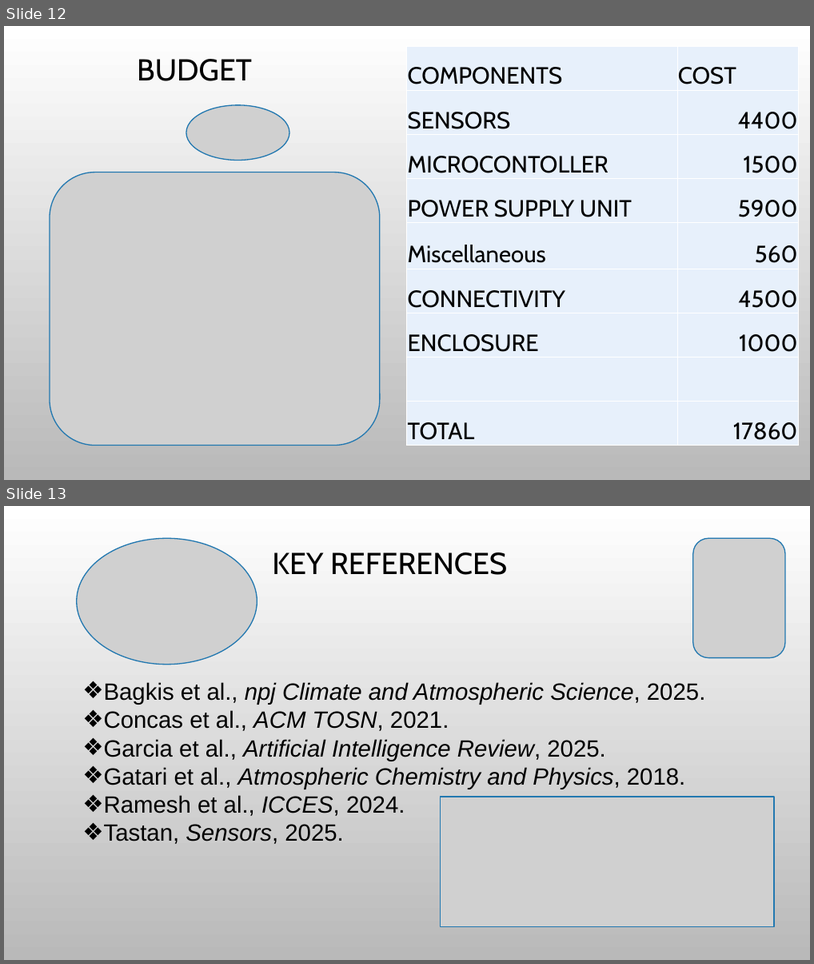
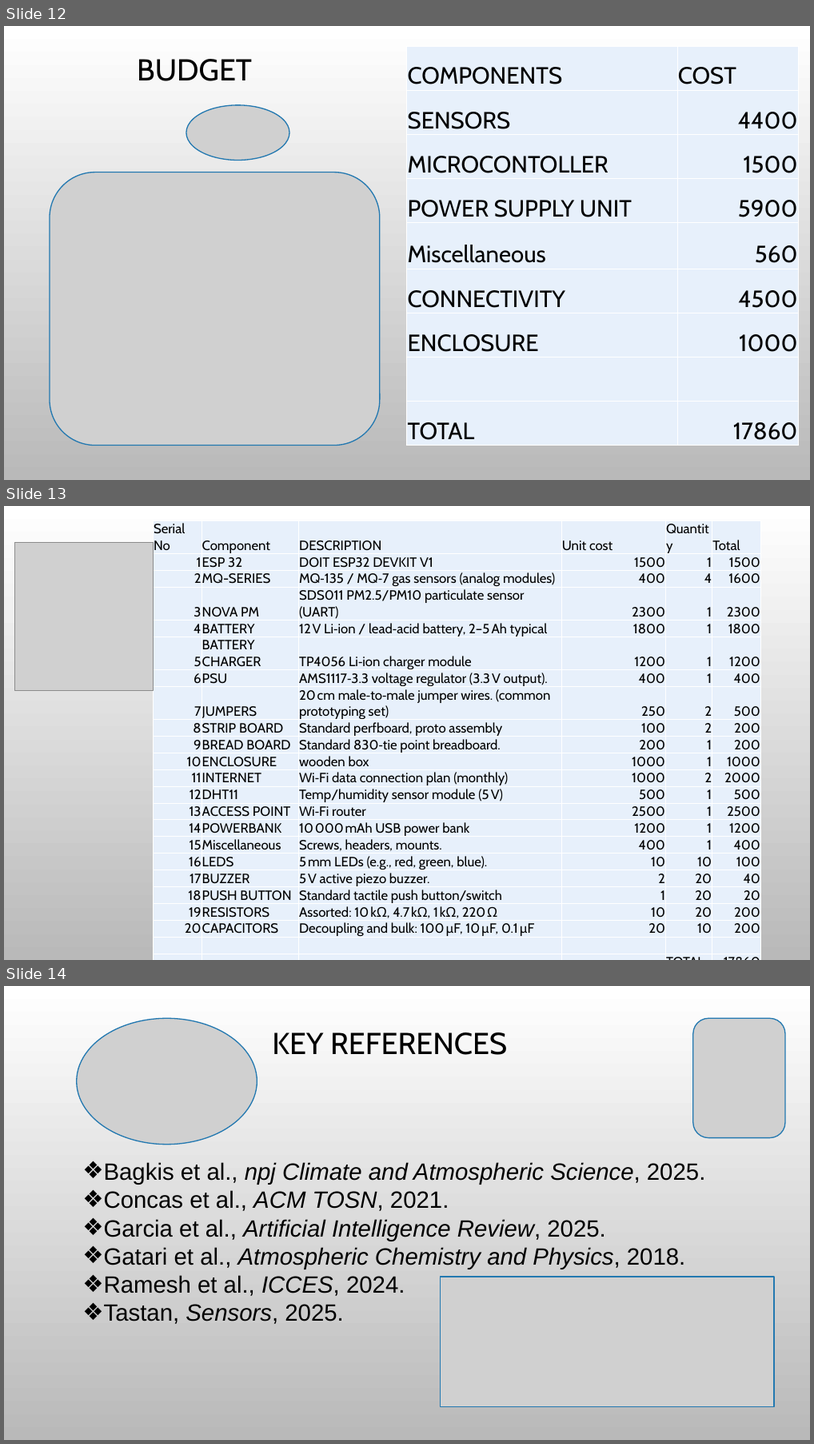
Before and after one commit to joshuamuthenya/finalyearproject_all_content, a slide deck: iotbasedairqualitymonitoringsystem.pptx. Shown one above the other, each under a label of ours: slides 12 and 13 before the commit, slides 12, 13 and 14 after it. The pictures are 814x964 and 814x1444 pixels, drawn with LibreOffice and Linux fonts; fonts in the diff are those of the drawing; grey boxes stand for pictures; background and template pictures are left out. Boxes give left, top, right and bottom in pixels: in the first picture for what was removed or moved away, otherwise in the second. Text is boxed around its words. In the diff, an @@ line names an element or a change of style, - is before the commit and + after.

Commit message:
ready for presentation

```diff
--- a/iotbasedairqualitymonitoringsystem.pptx
+++ b/iotbasedairqualitymonitoringsystem.pptx
@@ slide 13 added at (x1=4, y1=506, x2=810, y2=960), background picture (left out) @@
@@ table added at (x1=154, y1=520, x2=762, y2=951), 23 rows, 6 columns @@
+Serial No | Component | DESCRIPTION | Unit cost | Quantity | Total
+1 | ESP 32 | DOIT ESP32 DEVKIT V1 | 1500 | 1 | 1500
+2 | MQ-SERIES | MQ‑135 / MQ‑7 gas sensors (analog modules) | 400 | 4 | 1600
+3 | NOVA PM | SDS011 PM2.5/PM10 particulate sensor (UART) | 2300 | 1 | 2300
+4 | BATTERY | 12 V Li‑ion / lead‑acid battery, 2–5 Ah typical | 1800 | 1 | 1800
+5 | BATTERY CHARGER | TP4056 Li‑ion charger module | 1200 | 1 | 1200
+6 | PSU | AMS1117‑3.3 voltage regulator (3.3 V output). | 400 | 1 | 400
+7 | JUMPERS | 20 cm male‑to‑male jumper wires. (common prototyping set) | 250 | 2 | 500
+8 | STRIP BOARD | Standard perfboard, proto assembly | 100 | 2 | 200
+9 | BREAD BOARD | Standard 830‑tie point breadboard. | 200 | 1 | 200
+10 | ENCLOSURE | wooden box | 1000 | 1 | 1000
+11 | INTERNET | Wi‑Fi data connection plan (monthly) | 1000 | 2 | 2000
+12 | DHT11 | Temp/humidity sensor module (5 V) | 500 | 1 | 500
+13 | ACCESS POINT | Wi‑Fi router | 2500 | 1 | 2500
+14 | POWERBANK | 10 000 mAh USB power bank | 1200 | 1 | 1200
+15 | Miscellaneous | Screws, headers, mounts. | 400 | 1 | 400
+16 | LEDS | 5 mm LEDs (e.g., red, green, blue). | 10 | 10 | 100
+17 | BUZZER | 5 V active piezo buzzer. | 2 | 20 | 40
+18 | PUSH BUTTON | Standard tactile push button/switch | 1 | 20 | 20
+19 | RESISTORS | Assorted: 10 kΩ, 4.7 kΩ, 1 kΩ, 220 Ω | 10 | 20 | 200
+20 | CAPACITORS | Decoupling and bulk: 100 µF, 10 µF, 0.1 µF | 20 | 10 | 200
+ |  |  |  |  | 
+ |  |  |  | TOTAL | 17860
@@ picture added at (x1=14, y1=542, x2=153, y2=691) @@
@@ what was slide 13 is now slide 14 @@
```
Also in this commit, not shown: 11 other files.
